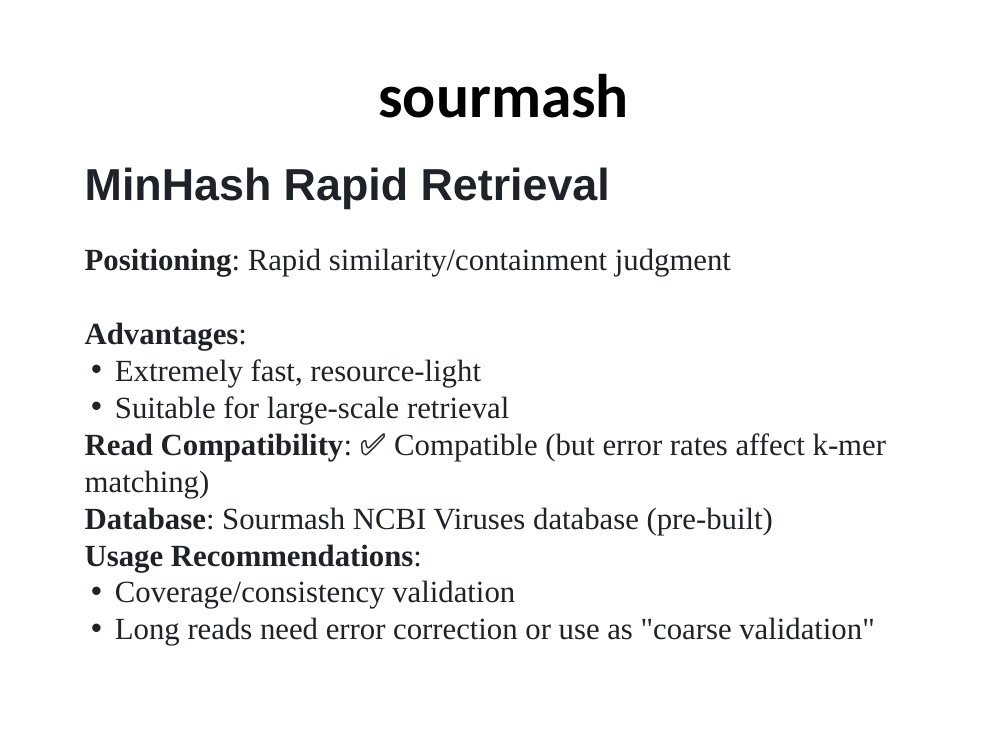
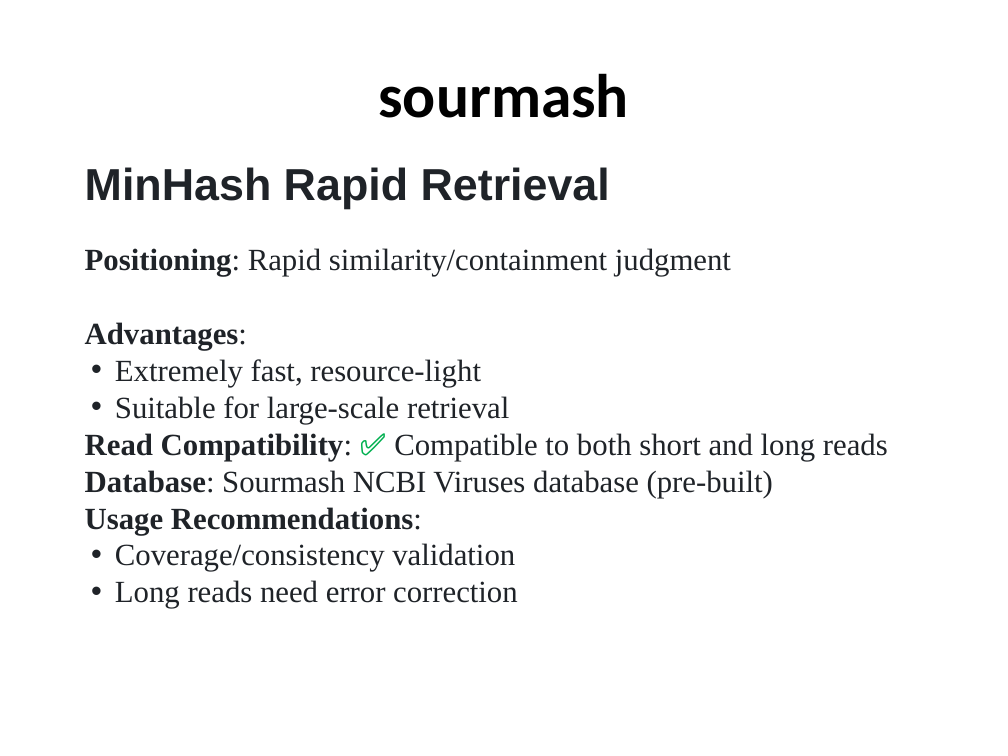
Before and after one commit to pengsihua2023/Metagenomic-Viral-Detection-Tool-Assessment, a slide deck: slide 10 of Wastewater Metagenomic Viral Detection Tool Assessment-1218.pptx. Drawn at 1008x756 pixels with LibreOffice and Linux fonts; fonts in the diff are those of the drawing. Boxes give left, top, right and bottom in pixels: in the first picture for what was removed or moved away, otherwise in the second. Text is boxed around its words. In the diff, an @@ line names an element or a change of style, - is before the commit and + after.

```diff
--- a/Wastewater Metagenomic Viral Detection Tool Assessment-1218.pptx
+++ b/Wastewater Metagenomic Viral Detection Tool Assessment-1218.pptx
@@ text at [85, 433, 888, 461]: text changed @@
-Read Compatibility: ✅ Compatible (but error rates affect k-mer matching)
+Read Compatibility: ✅ Compatible to both short and long reads
@@ text at [115, 580, 518, 608]: text changed @@
-• Long reads need error correction or use as "coarse validation"
+• Long reads need error correction
```
Also in this commit, not shown: 15 other slides changed.
